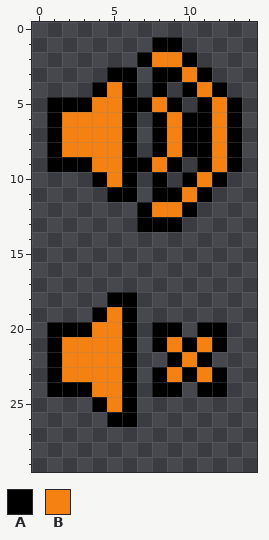
Two states of a pixel-art sprite, res/images/button_mute.png. Above, as it was before the edit.
The file is 15x30 pixels.
Palette (. is transparent): A #000000  B #f48112
Pixels before, first column x 1:
 1 .......AA....
 2 ......ABBA...
 3 ....AA.AABA..
 4 ...ABA.A.ABA.
 5 AAABBAABA.ABA
 6 ABBBBA.ABAABA
 7 ABBBBA.ABAABA
 8 ABBBBA.ABAABA
 9 AAABBAABA.ABA
10 ...ABA.A.ABA.
11 ....AA.AABA..
12 ......ABBA...
13 ......AAA....
14 .............
15 .............
16 .............
17 .............
18 ....AA.......
19 ...ABA.......
20 AAABBA.AA.AA.
21 ABBBBA.ABABA.
22 ABBBBA..ABA..
23 ABBBBA.ABABA.
24 AAABBA.AA.AA.
25 ...ABA.......
26 ....AA.......
The result:
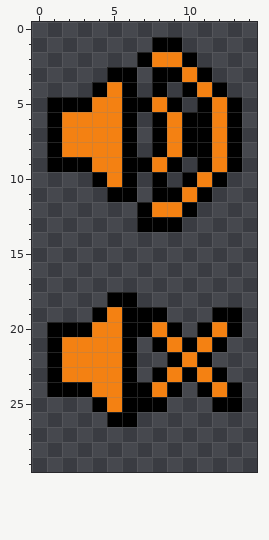
Change:
y 19: x 7..8 .. -> AA; x 12..13 .. -> AA
y 20: x 7..8 .A -> AB; x 12..13 A. -> BA
y 24: x 7..8 .A -> AB; x 12..13 A. -> BA
y 25: x 7..8 .. -> AA; x 12..13 .. -> AA
Where, in picture pixels (left, top, right, bottom), the same in both pictures:
changed: (137, 307, 167, 337)
changed: (212, 307, 242, 337)
changed: (137, 382, 167, 412)
changed: (212, 382, 242, 412)
